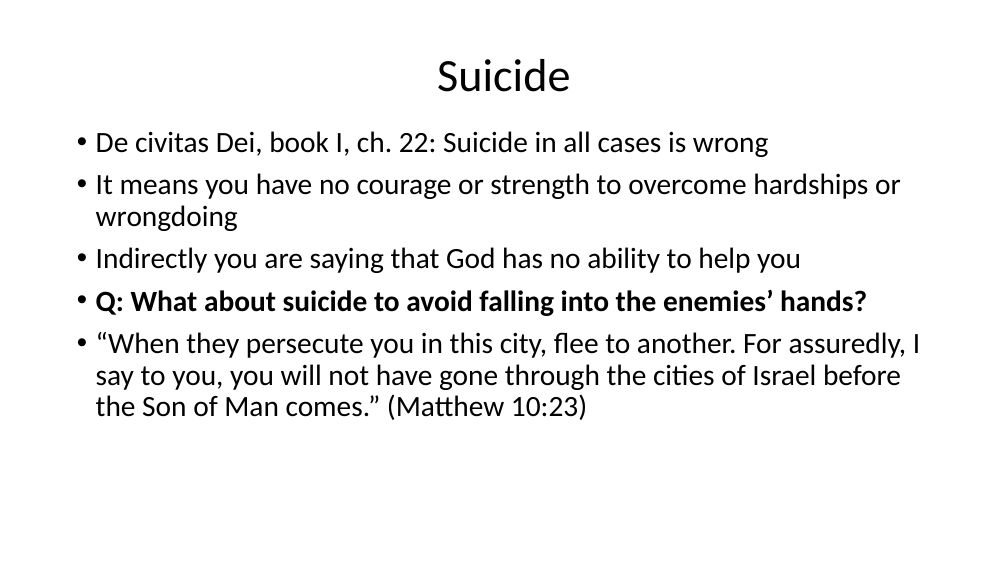
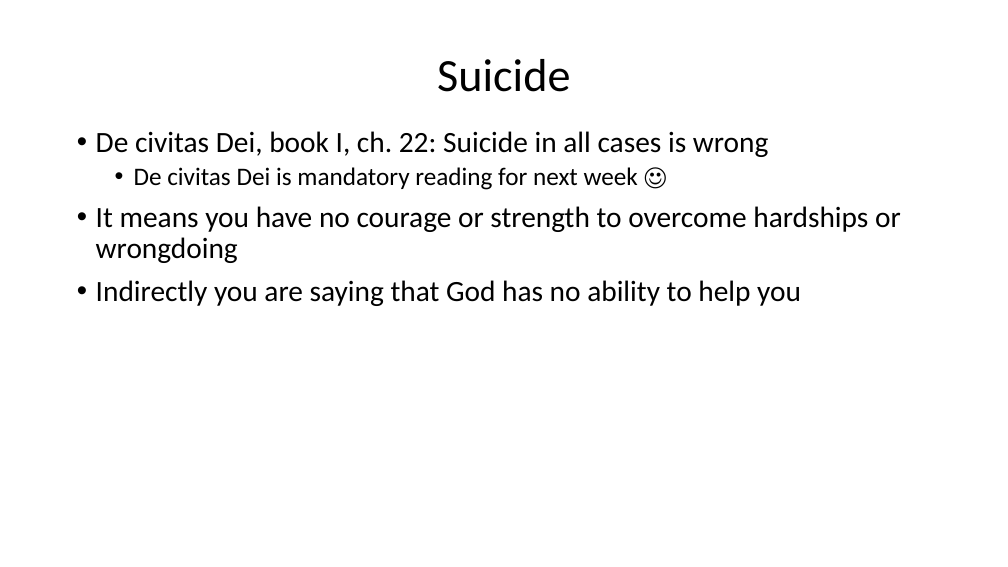
Before and after one commit to csmatyi/calvary_sunday_school, a slide deck: slide 31 of WSC67-69_211010.pptx (slide 30 before the commit). Drawn at 1008x567 pixels with LibreOffice and Linux fonts; fonts in the diff are those of the drawing. Boxes give left, top, right and bottom in pixels: in the first picture for what was removed or moved away, otherwise in the second. Text is boxed around its words. In the diff, an @@ line names an element or a change of style, - is before the commit and + after.

```diff
--- a/WSC67-69_211010.pptx
+++ b/WSC67-69_211010.pptx
@@ text at (134, 167, 638, 190): paragraph added @@
+  • De civitas Dei is mandatory reading for next week ☺
@@ text at (96, 289, 920, 420): paragraphs removed @@
-• Q: What about suicide to avoid falling into the enemies’ hands?
-• “When they persecute you in this city, flee to another. For assuredly, I say to you, you will not have gone through the cities of Israel before the Son of Man comes.” (Matthew 10:23)
```
Also in this commit, not shown: 9 other slides changed, 1 slide added.
